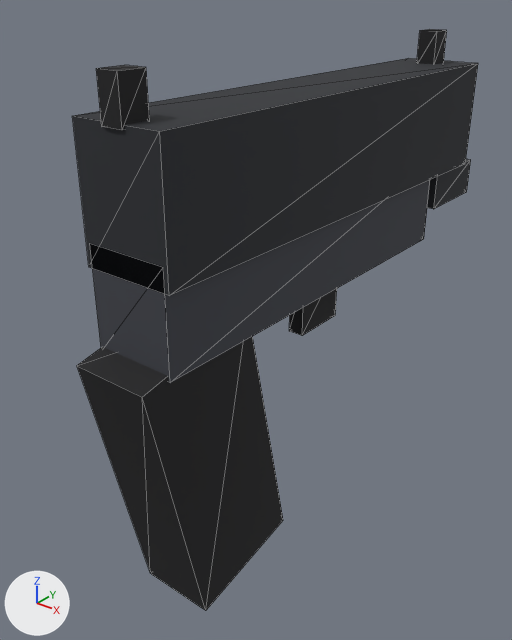
The glTF model assets/draft_pack/wep_pistol.glb: old version first, new version second.
Before and after are seen from a 50 mm lens placed at (0.182, -0.244, 0.09), pointed at (-0.017, 0.004, -0.064). The axes (+X, +Y, +Z) are drawn at lower left. The lights are the same throughout. The first picture is the older version. Mesh edges are drawn as thin lines. Vertices at exactly the same position are counted once.

Script lines for the objects in view, before the commit:
```python
me_wep_pistol = bpy.data.meshes.new('wep_pistol')
me_wep_pistol.from_pydata(...)  # 56 vertices, 84 faces; spans x -0.021..0.021, y -0.103..0.172, z -0.17..0.064
# faces by material slot: [48, 24, 12]
me_wep_pistol.materials.append(mat_mat_1a1a1c)  # black #19191c
me_wep_pistol.materials.append(mat_mat_292b30)  # dark grey #292b30
me_wep_pistol.materials.append(mat_mat_40424a)  # dark grey #40424a
ob_wep_pistol = bpy.data.objects.new('wep_pistol', me_wep_pistol)
ob_wep_pistol.location = (0.0, 0.0, 0.0)
```
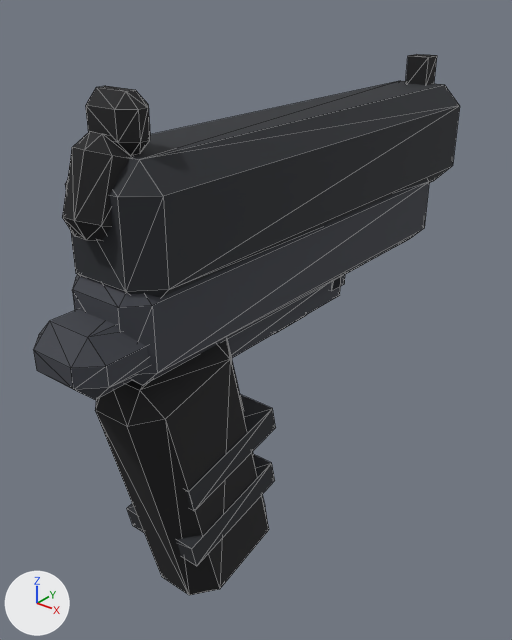
Location of each change, [x1, y1, x2, y2] in pixels of the pictures (512 x 640 px; the box of a moved part takes in the faces that stretch with it):
```json
{"object": "wep_pistol", "change": "reshaped", "before": [72, 29, 478, 611], "after": [33, 54, 460, 595], "on screen": "7% shorter"}
{"part": 1, "of": "me_wep_pistol", "change": "moved or reshaped", "before": [417, 29, 447, 65], "after": [405, 54, 437, 85]}
{"part": 2, "of": "me_wep_pistol", "change": "added", "after": [227, 277, 341, 358]}
{"part": 3, "of": "me_wep_pistol", "change": "added", "after": [332, 275, 345, 290], "on screen": "mostly hidden"}
{"part": 4, "of": "me_wep_pistol", "change": "rebuilt", "before": [77, 336, 283, 611], "after": [95, 340, 269, 595]}
{"part": 5, "of": "me_wep_pistol", "change": "rebuilt", "before": [72, 58, 478, 296], "after": [65, 81, 460, 298], "on screen": "9% shorter"}
{"part": 6, "of": "me_wep_pistol", "change": "rebuilt", "before": [90, 180, 430, 383], "after": [72, 180, 429, 386]}
{"part": 7, "of": "me_wep_pistol", "change": "added", "after": [62, 131, 134, 241], "on screen": "black"}
{"part": 8, "of": "me_wep_pistol", "change": "added", "after": [86, 86, 150, 155], "on screen": "black"}
{"part": 9, "of": "me_wep_pistol", "change": "added", "after": [33, 309, 148, 400]}
{"part": 10, "of": "me_wep_pistol", "change": "deleted", "before": [289, 289, 337, 336], "on screen": "black"}
{"part": 11, "of": "me_wep_pistol", "change": "deleted", "before": [427, 159, 471, 209]}
{"part": 12, "of": "me_wep_pistol", "change": "deleted", "before": [96, 65, 149, 130], "on screen": "black"}
{"part": 13, "of": "me_wep_pistol", "change": "added", "after": [127, 394, 276, 566]}
```

Scene script edits in JSON lines:
```json
{"block": "me_wep_pistol", "where": "# used by ob_wep_pistol; location = (0.0, 0.0, 0.0)"}
{"op": "remove", "block": "me_wep_pistol", "code": "me_wep_pistol.from_pydata(...)  # 56 vertices, 84 faces; spans x -0.021..0.021, y -0.103..0.172, z -0.17..0.064"}
{"op": "add", "block": "me_wep_pistol", "code": "me_wep_pistol.from_pydata(...)  # 192 vertices, 336 faces; spans x -0.023..0.023, y -0.125..0.138, z -0.173..0.058"}
{"block": "me_wep_pistol", "change": "me_wep_pistol part 1: the loose piece of 8 vertices spanning x -0.005..0.005, y 0.129..0.141, z 0.046..0.064 is moved by (0.0, -0.01, -0.011)"}
{"block": "me_wep_pistol", "change": "me_wep_pistol part 2: a new loose piece, a box spanning x -0.006..0.006, y -0.055..0.045, z -0.058..-0.046, in mat_mat_40424a (dark grey #40424a)"}
{"block": "me_wep_pistol", "change": "me_wep_pistol part 3: a new loose piece, a box spanning x -0.006..0.006, y 0.037..0.049, z -0.053..-0.013, in mat_mat_40424a (dark grey #40424a)"}
{"block": "me_wep_pistol", "change": "me_wep_pistol part 4: the loose piece of 8 vertices spanning x -0.018..0.018, y -0.103..-0.017, z -0.17..-0.03 is rebuilt with 24 vertices and now spans x -0.019..0.019, y -0.103..-0.021, z -0.173..-0.037"}
{"block": "me_wep_pistol", "change": "me_wep_pistol part 5: the loose piece of 8 vertices spanning x -0.021..0.021, y -0.09..0.15, z -0.007..0.047 is rebuilt with 24 vertices and now spans x -0.023..0.023, y -0.102..0.138, z -0.014..0.038"}
{"block": "me_wep_pistol", "change": "me_wep_pistol part 6: the loose piece of 8 vertices spanning x -0.019..0.019, y -0.09..0.11, z -0.043..0.002 is rebuilt with 24 vertices and now spans x -0.02..0.02, y -0.105..0.115, z -0.043..-0.001"}
{"block": "me_wep_pistol", "change": "me_wep_pistol part 7: a new loose piece of 24 vertices spanning x -0.009..0.009, y -0.112..-0.084, z 0.01..0.046, in mat_mat_1a1a1c (black #19191c)"}
{"block": "me_wep_pistol", "change": "me_wep_pistol part 8: a new loose piece of 24 vertices spanning x -0.012..0.012, y -0.095..-0.081, z 0.038..0.058, in mat_mat_1a1a1c (black #19191c)"}
{"block": "me_wep_pistol", "change": "me_wep_pistol part 9: a new loose piece of 24 vertices spanning x -0.018..0.018, y -0.125..-0.065, z -0.04..-0.016, in mat_mat_40424a (dark grey #40424a)"}
{"block": "me_wep_pistol", "change": "me_wep_pistol part 10: the loose piece of 8 vertices spanning x -0.004..0.004, y 0.015..0.045, z -0.07..-0.04 is deleted"}
{"block": "me_wep_pistol", "change": "me_wep_pistol part 11: the loose piece of 8 vertices spanning x -0.015..0.015, y 0.127..0.172, z -0.03..-0.01 is deleted"}
{"block": "me_wep_pistol", "change": "me_wep_pistol part 12: the loose piece of 8 vertices spanning x -0.005..0.005, y -0.091..-0.079, z 0.046..0.064 is deleted"}
{"block": "me_wep_pistol", "change": "me_wep_pistol part 13"}
{"block": "me_wep_pistol", "change": "8 vertices are added at x -0.02, y -0.085..-0.027, z -0.137..-0.083"}
{"block": "me_wep_pistol", "change": "8 new vertices lie (0.04, 0.0, 0.0) away from vertices in x -0.02, y -0.085..-0.027, z -0.137..-0.083"}
{"block": "me_wep_pistol", "change": "24 new faces join them, mat_mat_292b30 (dark grey #292b30)"}
{"block": "me_wep_pistol", "change": "other edits to the shape of me_wep_pistol do not show in these pictures"}
```
